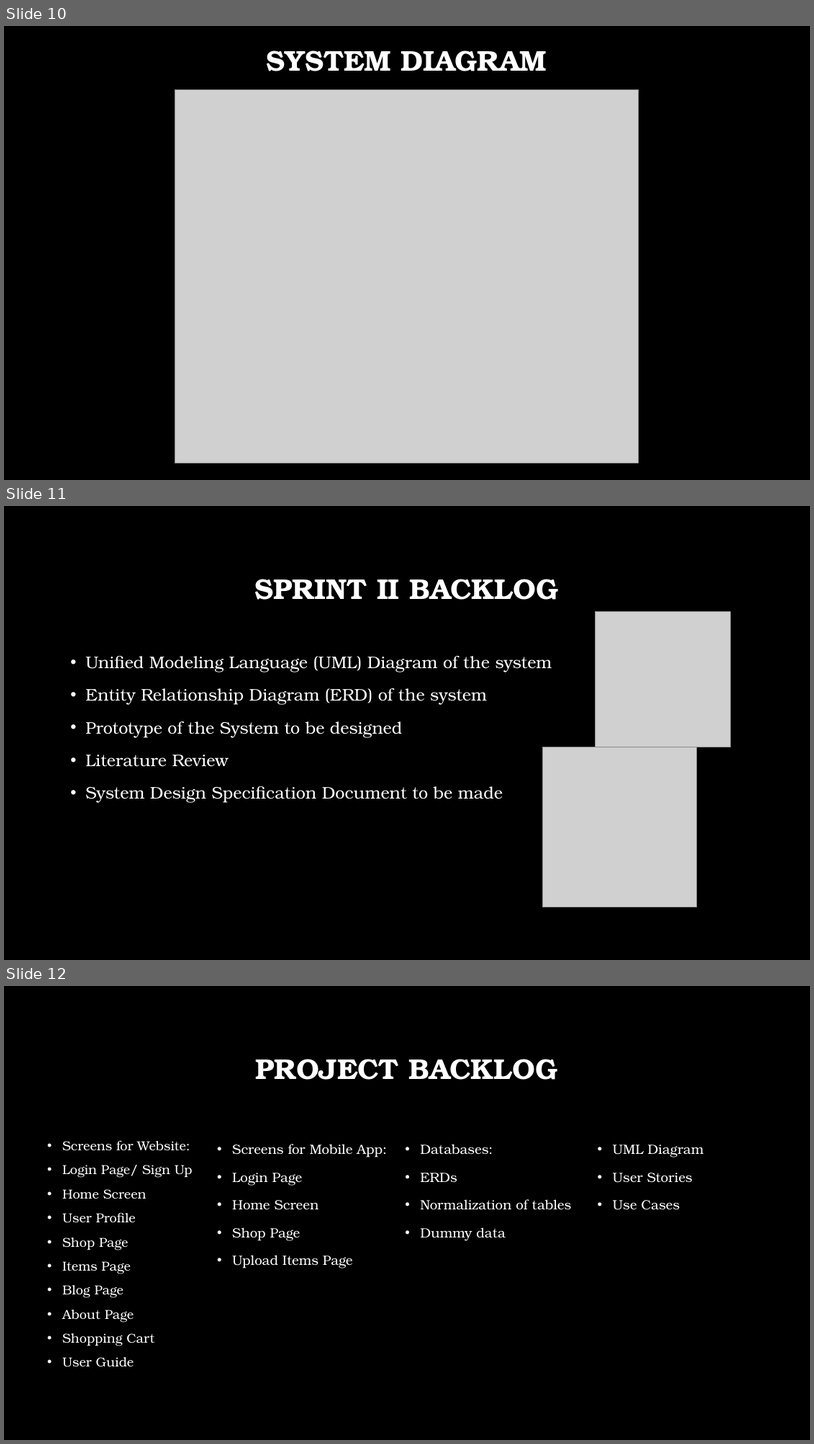
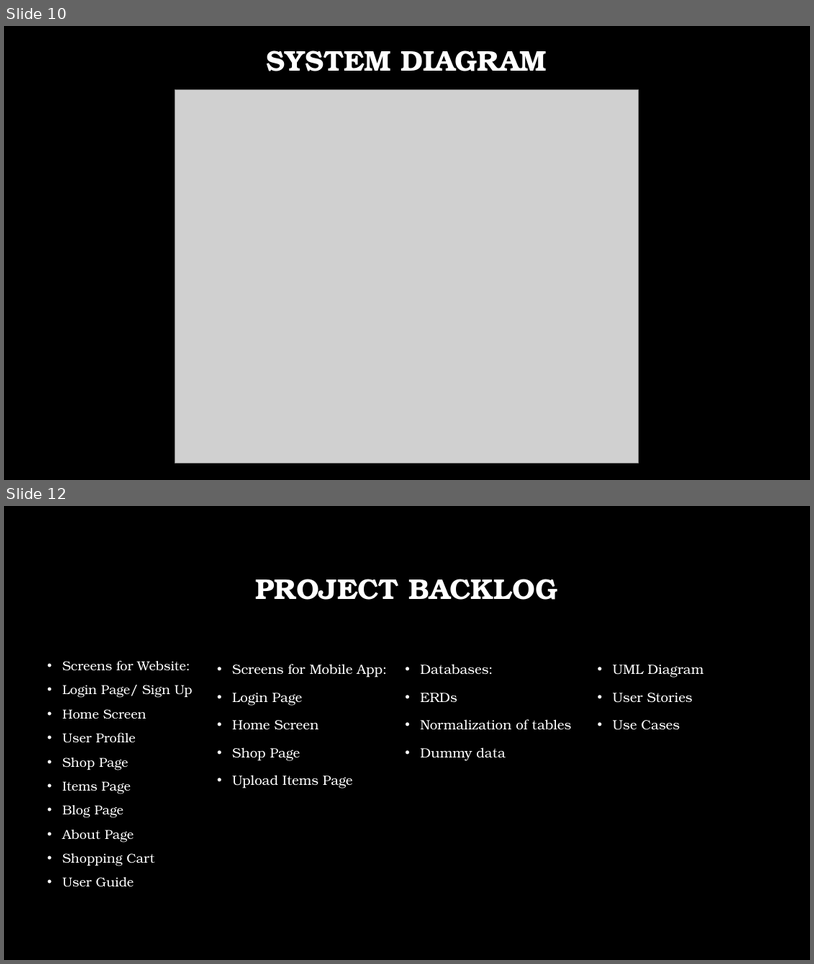
Before and after one commit to aimanahmedmoin1997/FinalYearProject, a slide deck: Kaavish Evaluation I/Evaluation I.pptx. Shown one above the other, each under a label of ours: slides 10, 11 and 12 before the commit, slides 10 and 12 after it; the slides between them are not shown. The pictures are 814x1444 and 814x964 pixels, drawn with LibreOffice and Linux fonts; fonts in the diff are those of the drawing; grey boxes stand for pictures; background and template pictures are left out. Boxes give left, top, right and bottom in pixels: in the first picture for what was removed or moved away, otherwise in the second. Text is boxed around its words. In the diff, an @@ line names an element or a change of style, - is before the commit and + after.

```diff
--- a/Kaavish Evaluation I/Evaluation I.pptx
+++ b/Kaavish Evaluation I/Evaluation I.pptx
@@ slide 11 removed at (4, 506, 810, 960), background picture (left out) @@
@@ title removed at (255, 579, 558, 600) @@
-SPRINT II BACKLOG
@@ picture removed at (596, 612, 731, 747) @@
@@ text removed at (85, 656, 553, 803) @@
-• Unified Modeling Language (UML) Diagram of the system
-• Entity Relationship Diagram (ERD) of the system
-• Prototype of the System to be designed
-• Literature Review
-• System Design Specification Document to be made
@@ picture removed at (543, 747, 697, 907) @@
```
Also in this commit, not shown: 1 slide changed, 1 slide added, 1 other file.
